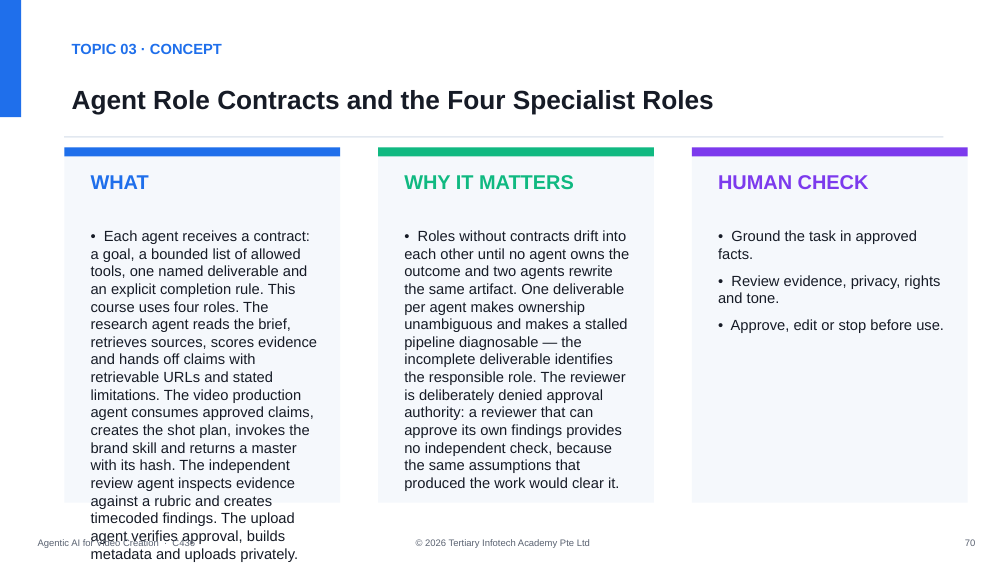
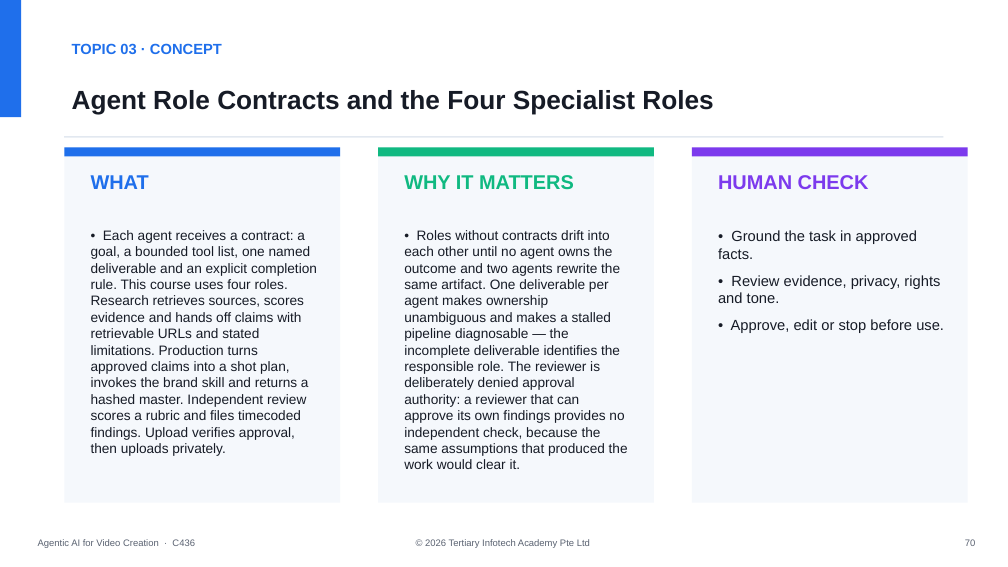
Before and after one commit to tertiarycourses/C436-Agentic-AI-for-Video-Creation, a slide deck: slide 71 of courseware/Agentic AI for Video Creation-v2.0.pptx. Drawn at 1008x567 pixels with LibreOffice and Linux fonts; fonts in the diff are those of the drawing. Boxes give left, top, right and bottom in pixels: in the first picture for what was removed or moved away, otherwise in the second. Text is boxed around its words. In the diff, an @@ line names an element or a change of style, - is before the commit and + after.

```diff
--- a/courseware/Agentic AI for Video Creation-v2.0.pptx
+++ b/courseware/Agentic AI for Video Creation-v2.0.pptx
@@ text at <box>91,230,317,456</box>: text changed; size 14 to 13 pt @@
-• Each agent receives a contract: a goal, a bounded list of allowed tools, one named deliverable and an explicit completion rule. This course uses four roles. The research agent reads the brief, retrieves sources, scores evidence and hands off claims with retrievable URLs and stated limitations. The video production agent consumes approved claims, creates the shot plan, invokes the brand skill and returns a master with its hash. The independent review agent inspects evidence against a rubric and creates timecoded findings. The upload agent verifies approval, builds metadata and uploads privately.
+• Each agent receives a contract: a goal, a bounded tool list, one named deliverable and an explicit completion rule. This course uses four roles. Research retrieves sources, scores evidence and hands off claims with retrievable URLs and stated limitations. Production turns approved claims into a shot plan, invokes the brand skill and returns a hashed master. Independent review scores a rubric and files timecoded findings. Upload verifies approval, then uploads privately.
@@ text "• Roles without contracts drift ..." at <box>404,230,628,469</box>: size 14 to 13 pt @@
```
Also in this commit, not shown: 11 other slides changed, 8 other files.
